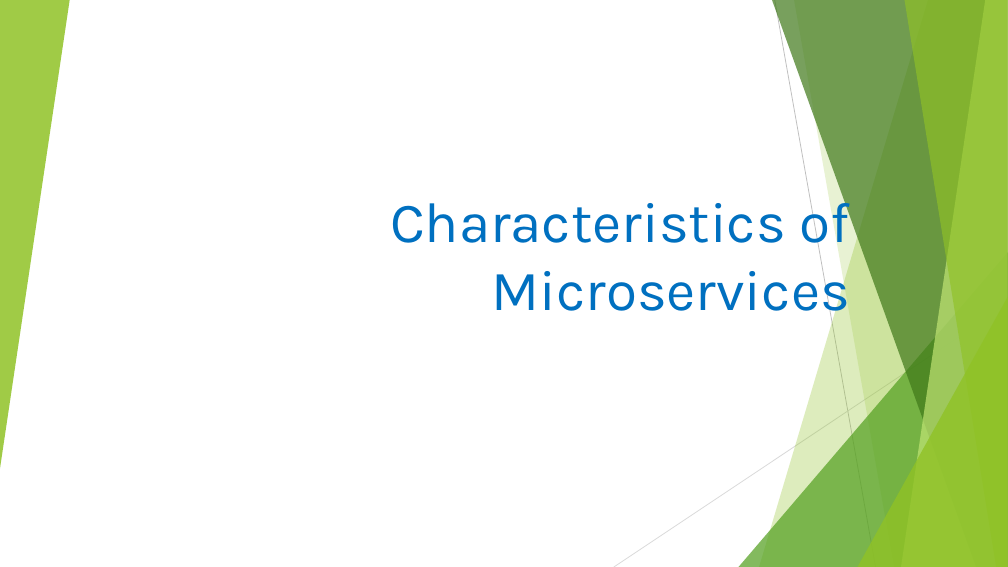
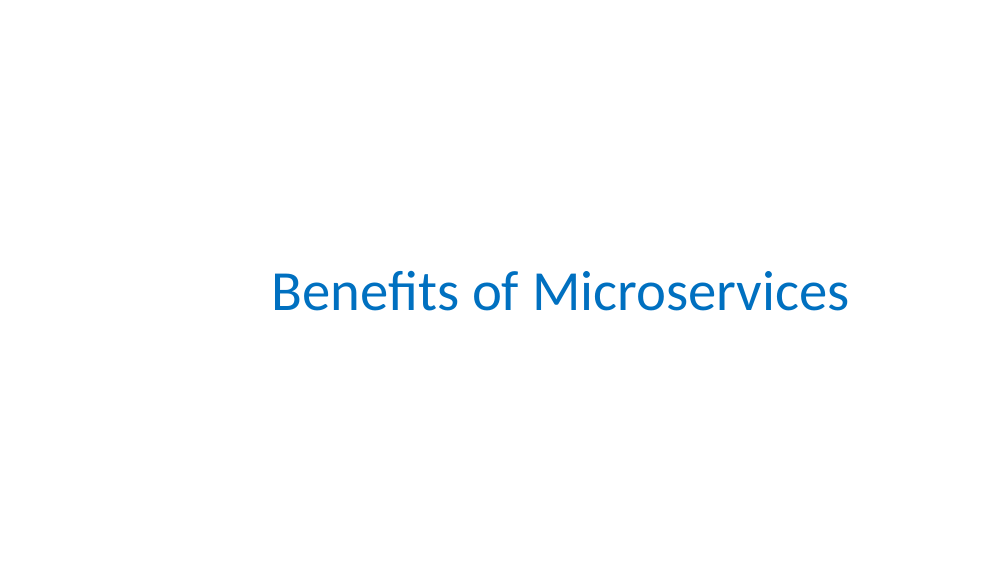
Before and after one commit to rameshbgm/Microservice, a slide deck: slide 6 of Micro Services.pptx (slide 7 before the commit). Drawn at 1008x567 pixels with LibreOffice and Linux fonts; fonts in the diff are those of the drawing. Boxes give left, top, right and bottom in pixels: in the first picture for what was removed or moved away, otherwise in the second. Text is boxed around its words. In the diff, an @@ line names an element or a change of style, - is before the commit and + after.

```diff
--- a/Micro Services.pptx
+++ b/Micro Services.pptx
@@ group removed at box(0, 0, 1008, 567): 5 freeform shapes, 3 triangles, 2 lines @@
@@ text at box(272, 270, 849, 311): text changed; font Karla to Calibri @@
-Characteristics of Microservices
+Benefits of Microservices
```
Also in this commit, not shown: 16 other slides changed, 4 slides added, 6 slides removed.
